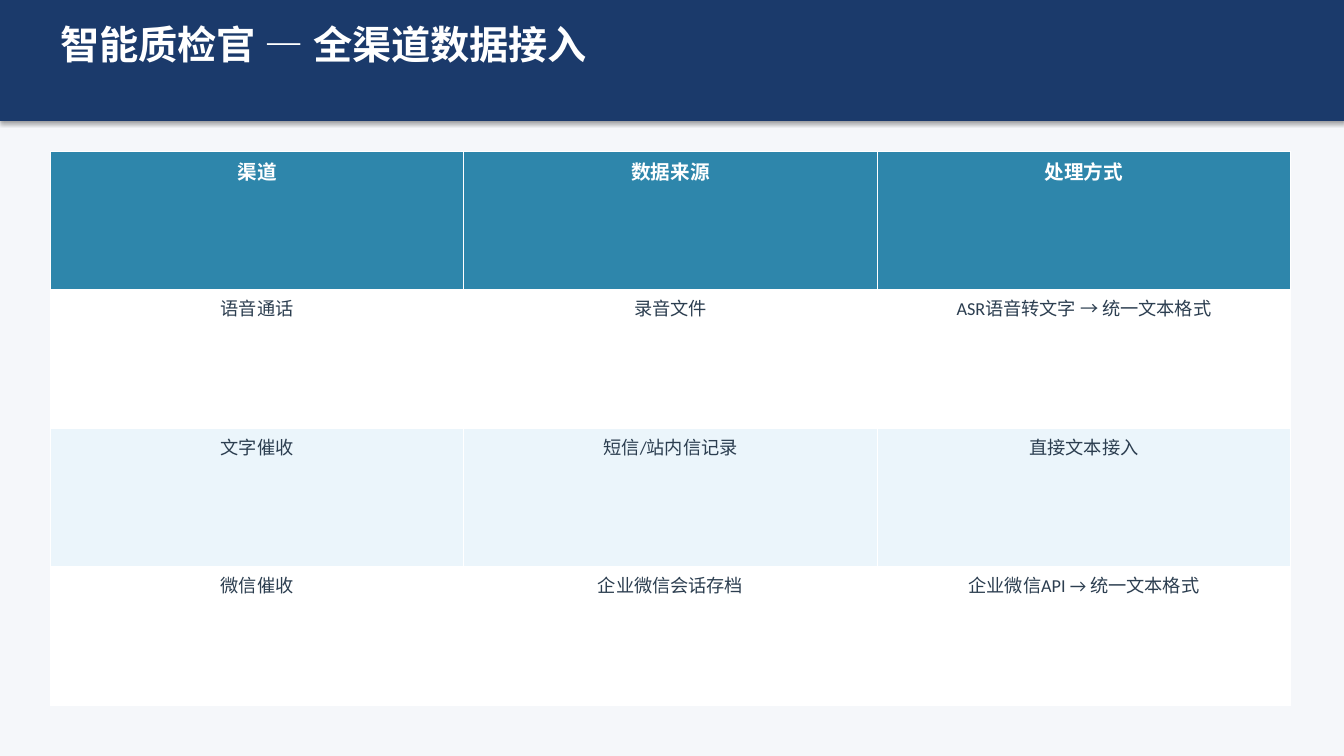
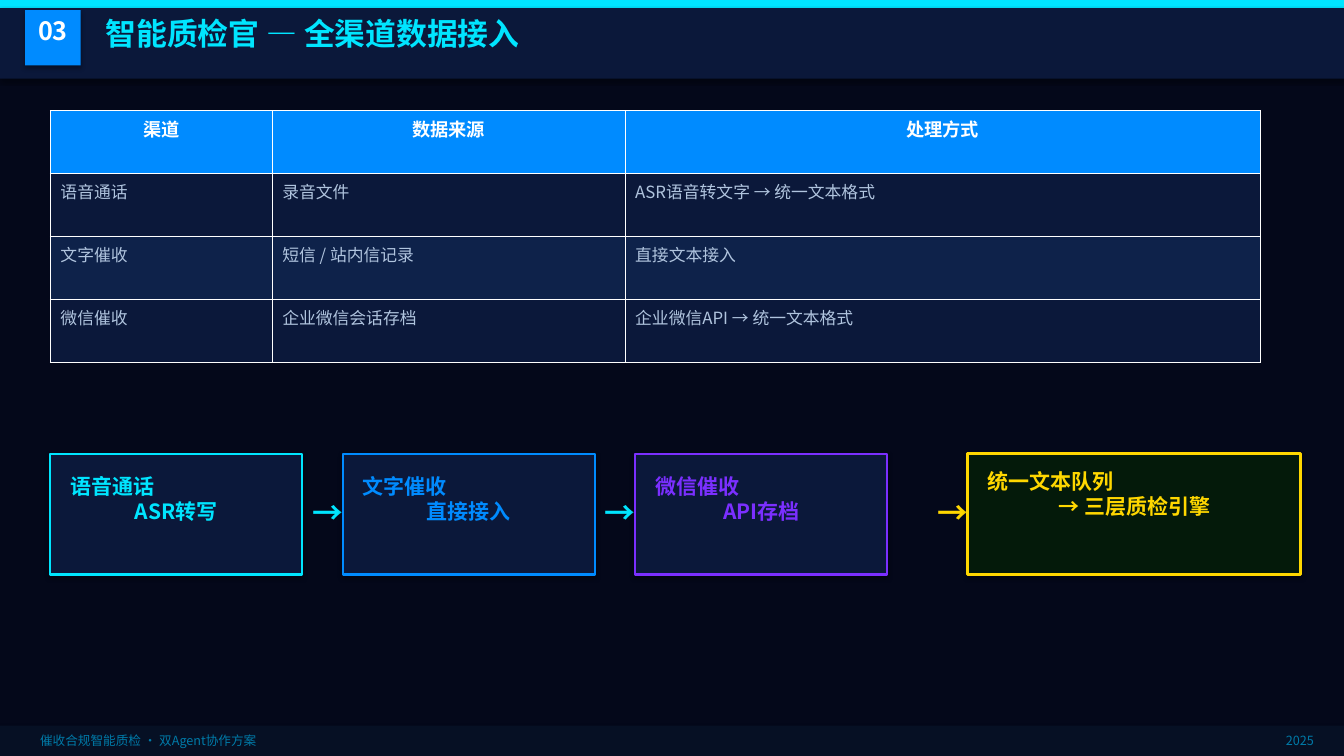
Before and after one commit to pengzhong200722-hue/DocBabel, a slide deck: slide 8 of docs/催收合规智能质检方案_双Agent协作体系.pptx. Drawn at 1344x756 pixels with LibreOffice and Linux fonts; fonts in the diff are those of the drawing. Boxes give left, top, right and bottom in pixels: in the first picture for what was removed or moved away, otherwise in the second. Text is boxed around its words. In the diff, an @@ line names an element or a change of style, - is before the commit and + after.

```diff
--- a/docs/催收合规智能质检方案_双Agent协作体系.pptx
+++ b/docs/催收合规智能质检方案_双Agent协作体系.pptx
@@ background #F5F7FA to #04081A @@
@@ rectangle resized from (x1=0, y1=0, x2=1344, y2=121) to (x1=0, y1=0, x2=1344, y2=8) @@
@@ rectangle at (x1=0, y1=0, x2=1344, y2=8): fill #1B3A6B to #00E5FF @@
@@ rectangle added at (x1=0, y1=8, x2=1344, y2=79), fill #0B183A @@
@@ rectangle added at (x1=25, y1=10, x2=81, y2=66), fill #008BFF @@
@@ text added at (x1=38, y1=21, x2=68, y2=41), 18 pt, text #FFFFFF, bold @@
+03
@@ text "智能质检官 — 全渠道数据接入" moved from (x1=60, y1=25, x2=587, y2=63) to (x1=106, y1=18, x2=519, y2=48) @@
@@ text "智能质检官 — 全渠道数据接入" at (x1=106, y1=18, x2=519, y2=48): size 28 to 22 pt, font Calibri to Noto Sans CJK SC, text colour #FFFFFF to #00E5FF @@
@@ table at (x1=50, y1=111, x2=1260, y2=363) @@
-row 3, column 2: 短信/站内信记录
+row 3, column 2: 短信 / 站内信记录
@@ fill #2E86AB to #008BFF in row 1 @@
@@ fill #FFFFFF to #0B183A in 6 cells @@
@@ fill #EBF5FB to #0E224A in row 3 @@
@@ size 14 to 13 pt in "渠道", "数据来源", "处理方式" @@
@@ font Calibri to Noto Sans CJK SC in "渠道", "数据来源", "处理方式", "语音通话" and 7 more places @@
@@ size 13 to 12 pt, text colour #2C3E50 to #B0C4DE in "语音通话", "录音文件", "ASR语音转文字 → 统一文本格式", "文字催收" and 4 more places @@
@@ alignment centre to left @@
@@ table resized from (x1=50, y1=151, x2=1291, y2=706) to (x1=50, y1=111, x2=1260, y2=363) @@
@@ rectangle added at (x1=50, y1=454, x2=302, y2=575), fill #0B183A, outline #00E5FF 1.5 pt @@
@@ text added at (x1=70, y1=476, x2=218, y2=521), 15 pt, text #00E5FF, bold @@
+语音通话
+ASR转写
@@ rectangle added at (x1=343, y1=454, x2=595, y2=575), fill #0B183A, outline #008BFF 1.5 pt @@
@@ text added at (x1=363, y1=476, x2=511, y2=521), 15 pt, text #008BFF, bold @@
+文字催收
+直接接入
@@ rectangle added at (x1=635, y1=454, x2=887, y2=575), fill #0B183A, outline #7B2FFF 1.5 pt @@
@@ text added at (x1=655, y1=476, x2=799, y2=521), 15 pt, text #7B2FFF, bold @@
+微信催收
+API存档
@@ rectangle added at (x1=968, y1=454, x2=1301, y2=575), fill #041A0A, outline #FFD700 2 pt @@
@@ text added at (x1=988, y1=471, x2=1210, y2=516), 15 pt, text #FFD700, bold @@
+统一文本队列
+→ 三层质检引擎
@@ text added at (x1=302, y1=489, x2=343, y2=539), 22 pt, text #00E5FF, bold @@
+→
@@ text added at (x1=595, y1=489, x2=635, y2=539), 22 pt, text #00E5FF, bold @@
+→
@@ text added at (x1=928, y1=489, x2=968, y2=539), 22 pt, text #FFD700, bold @@
+→
@@ rectangle added at (x1=0, y1=726, x2=1344, y2=756), fill #061024 @@
@@ text added at (x1=40, y1=734, x2=256, y2=748), 9 pt, text #007AA8 @@
+催收合规智能质检 · 双Agent协作方案
@@ text added at (x1=1286, y1=735, x2=1314, y2=745), 9 pt, text #007AA8 @@
+2025
```
Also in this commit, not shown: 23 other slides changed, 1 slide added, 1 slide removed.
